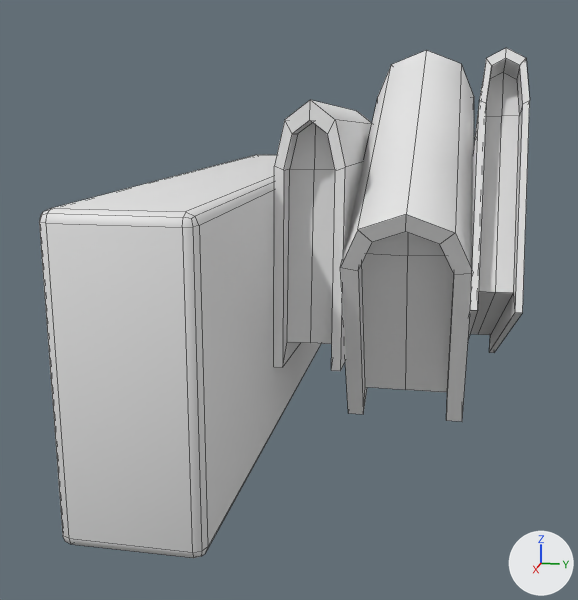
The FBX model Assets/Meshes/Environmnet/Mesh_Shelf_02.fbx, before and after one commit.
One viewpoint serves both versions: a 50 mm camera at (-1.77, -2.25, 2.55) aimed at (-8.0, -3.5, 0.99). The lights are fixed; the arrows at lower right show +X, +Y and +Z. Mesh edges are drawn as thin lines. Where no turn or scale is listed for an object, it has been applied to the vertices.

Objects in the first picture: 'Shelf_02'.
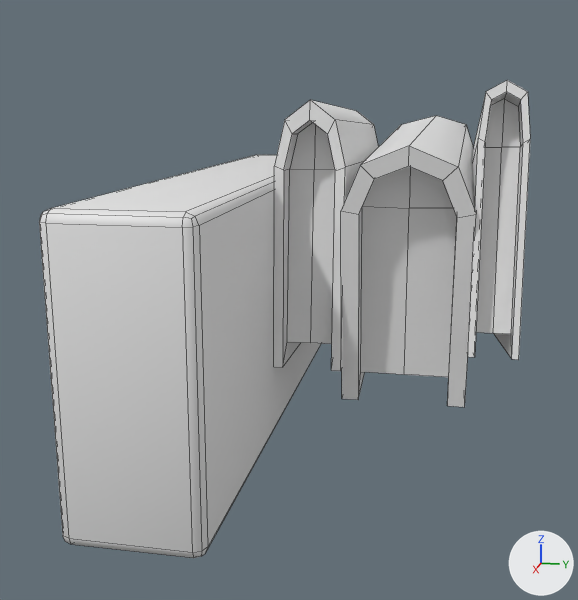
Location of each change, (x1, y1, x2, y2) in pixels of the pictures (578 x 600 px; the box of a moved part takes in the faces that stretch with it):
'Shelf_02', reshaped (6% shorter): before (39, 48, 530, 558); after (39, 80, 530, 558)
part 1 of me_cube_021, moved or reshaped: before (468, 48, 530, 353); after (467, 80, 530, 360)
part 2 of me_cube_021, moved or reshaped: before (340, 50, 474, 422); after (341, 116, 476, 407)

The change, as a list of edits to the scene's bpy script:
```text
Change me_cube_021:
    used by ob_shelf_02; location = (-8.0, -4.0, 0.0)
    remove me_cube_021.from_pydata(...)  # 194 vertices, 186 faces; spans x -2.76..2.33, y -0.42..2.27, z 0.0..3.04
    add me_cube_021.from_pydata(...)  # 194 vertices, 186 faces; spans x -2.56..2.33, y -0.42..2.27, z 0.0..2.7
    me_cube_021 part 1: the loose piece of 46 vertices spanning x -2.72..0.72, y 1.93..2.27, z 0.03..2.93 is turned 11.3 degrees about the y axis through its middle, then moved by (0.08, 0.0, -0.01)
    me_cube_021 part 2: 46 of 194 vertices moved; they spanned x -2.76..0.73, y 0.99..1.94, z 0.0..3.04 and now span x -2.56..0.63, y 0.99..1.97, z 0.29..2.43; mean shift (0.0, 0.03, -0.07); largest move (-1.92, 1.46, 3.04) -> (-2.23, 1.58, 2.43)
```
